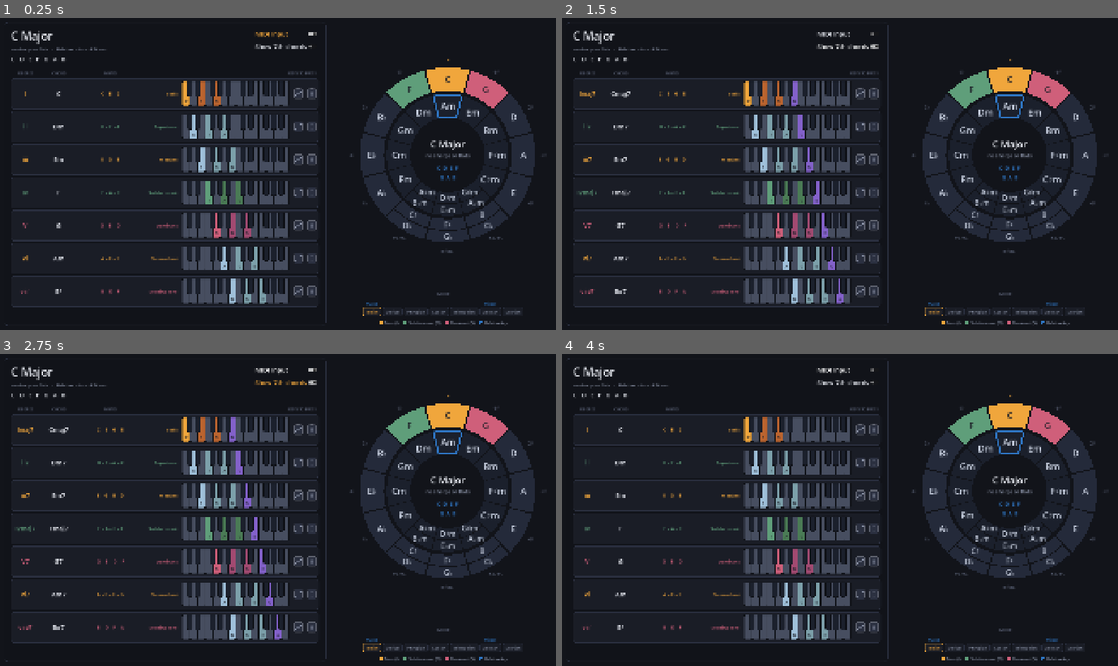
Above: before the commit, frames 1-4 (two rows, left to right).
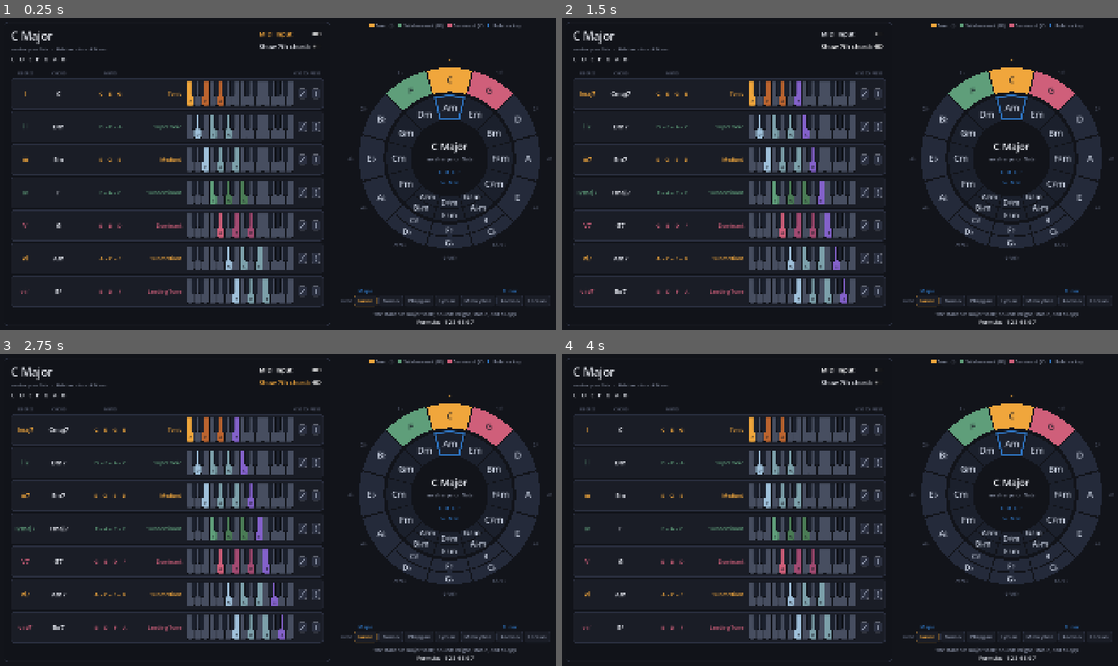
Above: after the commit, the same moments.

Repository: Square-Atom/mic
Game: Godot game, scene res://scenes/main.tscn
The game is run twice, just before and just after one commit, with the same random seed, the same clock (stepped at 60 frames per second) and the same inputs.
Inputs:
- Up to frame 1 (0.25 s): no input
- Up to frame 2 (1.5 s): click "MIDI Input" at 0.5 s; click "Show 7th chords" at 1.25 s
- Up to frame 3 (2.75 s): click "MIDI Input" at 2 s
- Up to frame 4 (4 s): click "Show 7th chords" at 2.75 s; click "MIDI Input" at 3.5 s

The runs differ from the first frame. In frame 1, 14% of the frame differs, in the area x 17-100%, y 1-99%; in frame 2, 14%; in frame 3, 14%, in the area x 16-100%, y 1-99%; in frame 4, 14%.

Commit message:
Describe each mode, and give the right-hand column room to read
Picking a mode now says what it is for. Below the buttons sit a sentence on
how the mode sounds and its degree formula, so the chips name a mode and the
line under them explains why you would reach for it.

The formula is read off the interval table rather than written out, so it
always describes the scale the app is actually building: b3 appears because
the table genuinely has three semitones there. Since that makes it derived
rather than stated, verify_theory pins all seven against the textbook
strings - the check then works in both directions, catching a broken table or
broken formula logic either way. The descriptions ARE written out, because
how a mode sounds is a judgement, not something arithmetic can produce.

Everything on that side of the screen was sized for a column that used to
hold only a circle and a legend. The legend, the descriptions, the mode
buttons, and the Notes and degree-name columns in the table all grew, and the
circle went up five percent, which the inner ring needed most - Bbm and G#m
had the least arc to sit in.

Two alignments now track what they depend on rather than repeating it. The
MODE heading lifts itself by the chip's own bottom padding, so it follows if
the buttons are resized again; the degree-name column widened alongside its
font, since at the new size "Subdominant" would have hit its floor and
started squeezing the keyboards.

The legend moved above the circle and the MODE heading moved inline, into the
row it labels - as a separate sibling node it could drift out of step with
the chips it belongs to.

Co-Authored-By: Claude Opus 5 <noreply@anthropic.com>

Diff:
--- a/scenes/chord_row.tscn
+++ b/scenes/chord_row.tscn
@@ -35,17 +35,17 @@
 unique_name_in_owner = true
 custom_minimum_size = Vector2(200, 0)
 layout_mode = 2
-theme_override_font_sizes/font_size = 16
+theme_override_font_sizes/font_size = 19
 text = "C – E – G"
 horizontal_alignment = 1
 vertical_alignment = 1
 
 [node name="DegreeName" type="Label" parent="HBox"]
 unique_name_in_owner = true
-custom_minimum_size = Vector2(112, 0)
+custom_minimum_size = Vector2(126, 0)
 layout_mode = 2
 size_flags_horizontal = 3
-theme_override_font_sizes/font_size = 15
+theme_override_font_sizes/font_size = 18
 horizontal_alignment = 2
 vertical_alignment = 1
 
--- a/scenes/main.tscn
+++ b/scenes/main.tscn
@@ -4,6 +4,7 @@
 [ext_resource type="PackedScene" path="res://scenes/circle_of_fifths.tscn" id="2_circle"]
 [ext_resource type="Script" path="res://scripts/ui/legend.gd" id="3_legend"]
 [ext_resource type="Script" path="res://scripts/ui/mode_bar.gd" id="4_mode"]
+[ext_resource type="Script" path="res://scripts/ui/mode_description.gd" id="5_modedesc"]
 
 [node name="Main" type="Control"]
 layout_mode = 3
@@ -48,6 +49,11 @@
 size_flags_horizontal = 3
 theme_override_constants/separation = 14
 
+[node name="CircleLegend" type="HBoxContainer" parent="Margin/HBox/RightPane"]
+layout_mode = 2
+alignment = 1
+script = ExtResource("3_legend")
+
 [node name="CirclePane" type="AspectRatioContainer" parent="Margin/HBox/RightPane"]
 layout_mode = 2
 size_flags_vertical = 3
@@ -55,18 +61,10 @@
 [node name="CircleOfFifths" parent="Margin/HBox/RightPane/CirclePane" instance=ExtResource("2_circle")]
 layout_mode = 2
 
-[node name="ModeLabel" type="Label" parent="Margin/HBox/RightPane"]
-layout_mode = 2
-theme_override_colors/font_color = Color(0.364706, 0.396078, 0.478431, 1)
-theme_override_font_sizes/font_size = 13
-text = "MODE"
-horizontal_alignment = 1
-
 [node name="ModeBar" type="HBoxContainer" parent="Margin/HBox/RightPane"]
 layout_mode = 2
 script = ExtResource("4_mode")
 
-[node name="CircleLegend" type="HBoxContainer" parent="Margin/HBox/RightPane"]
+[node name="ModeDescription" type="VBoxContainer" parent="Margin/HBox/RightPane"]
 layout_mode = 2
-alignment = 1
-script = ExtResource("3_legend")
+script = ExtResource("5_modedesc")
--- a/scenes/mode_chip.tscn
+++ b/scenes/mode_chip.tscn
@@ -10,6 +10,6 @@
 [node name="ModeName" type="Label" parent="."]
 unique_name_in_owner = true
 layout_mode = 2
-theme_override_font_sizes/font_size = 14
+theme_override_font_sizes/font_size = 17
 text = "Ionian"
 horizontal_alignment = 1
--- a/scripts/dev/verify_theory.gd
+++ b/scripts/dev/verify_theory.gd
@@ -226,6 +226,21 @@
 	failures += _expect("Mixolydian seventh is a subtonic",
 			MusicTheory.degree_name(mixo, MusicTheory.diatonic_chords(mixo, false)[6]), "Subtonic")
 
+	# The formula is derived from the interval table, so it is worth pinning to
+	# the textbook strings: if the two ever disagree, the table is wrong.
+	var expected_formula := [
+		"1 2 3 4 5 6 7",
+		"1 2 \u266d3 4 5 6 \u266d7",
+		"1 \u266d2 \u266d3 4 5 \u266d6 \u266d7",
+		"1 2 3 \u266f4 5 6 7",
+		"1 2 3 4 5 6 \u266d7",
+		"1 2 \u266d3 4 5 \u266d6 \u266d7",
+		"1 \u266d2 \u266d3 4 \u266d5 \u266d6 \u266d7",
+	]
+	for mode in MusicTheory.MODE_NAMES.size():
+		failures += _expect(
+			"%s formula" % MusicTheory.MODE_CLASSICAL_NAMES[mode],
+			MusicTheory.mode_formula(mode), expected_formula[mode])
 	print("\n=== Seventh handling ===")
 	var v7 := MusicTheory.diatonic_chords(MusicTheory.key_at(0, KeyDef.Mode.MAJOR), true)[4]
 	failures += _expect("C major V7 symbol", v7.symbol(), "G7")
--- a/scripts/theory/music_theory.gd
+++ b/scripts/theory/music_theory.gd
@@ -42,6 +42,19 @@
 ## This is what lets the mode selector hold a tonic still and move the
 ## signature instead.
 const MODE_FIFTHS_OFFSET := [0, 2, 4, -1, 1, 3, 5]
+
+## What each mode sounds like. The formula is not written here - see
+## mode_formula(), which reads it off the interval table so the two can never
+## drift apart.
+const MODE_DESCRIPTIONS := [
+	"The standard major scale; sounds bright, stable, and happy.",
+	"A minor-type scale with a raised 6th degree; sounds jazzy, mystical, or bittersweet.",
+	"A minor-type scale with a lowered 2nd degree; sounds dark, Spanish, or exotic.",
+	"A major-type scale with a raised 4th degree; sounds dreamy, floating, and magical.",
+	"A major-type scale with a lowered 7th degree; sounds bluesy, classic rock, and laid-back.",
+	"The standard natural minor scale; sounds sad, serious, and pensive.",
+	"A diminished scale with lowered 5th and 2nd degrees; sounds tense, unstable, and dark.",
+]
 
 
 
@@ -366,6 +379,31 @@
 	return "%d\u266f" % count if count > 0 else "%d\u266d" % -count
 
 
+## The mode's degrees written against the major scale, e.g. "1 2 b3 4 5 6 b7".
+##
+## Read off the interval table rather than spelled out, so a mode's formula and
+## the notes it actually produces cannot disagree - the formula IS the table,
+## expressed as distance from major.
+static func mode_formula(mode: int) -> String:
+	var intervals: Array = MODE_INTERVALS[wrapi(mode, 0, 7)]
+	var major: Array = MODE_INTERVALS[KeyDef.Mode.MAJOR]
+	var parts := PackedStringArray()
+	for degree in 7:
+		var shift: int = intervals[degree] - major[degree]
+		var mark := ""
+		if shift < 0:
+			mark = "\u266d"
+		elif shift > 0:
+			mark = "\u266f"
+		parts.append("%s%d" % [mark, degree + 1])
+	return " ".join(parts)
+
+
+## What the mode sounds like, in words.
+static func mode_description(mode: int) -> String:
+	return MODE_DESCRIPTIONS[wrapi(mode, 0, 7)]
+
+
 ## The name on a wedge, for whichever of the position's spellings it represents.
 static func wedge_label(position: int, mode: int, use_alt: bool = false) -> String:
 	return key_at(position, mode, use_alt).short_name()
--- a/scripts/ui/circle_of_fifths.gd
+++ b/scripts/ui/circle_of_fifths.gd
@@ -20,7 +20,7 @@
 
 ## Circle size as a fraction of the square it is given. Under 1.0 so the chord
 ## panel can take the width back, and so there is slack to shift into.
-@export var radius_scale: float = 0.94
+@export var radius_scale: float = 0.99
 ## Nudge right, as a fraction of the control's width. Opens up the gap between
 ## the circle and the panel on its left.
 @export var centre_offset_x: float = 0.02
--- a/scripts/ui/legend.gd
+++ b/scripts/ui/legend.gd
@@ -9,8 +9,8 @@
 ## note's place in the chord, and both sit inches from the chord's own name,
 ## roman numeral and note list. A legend that restates its neighbour is noise.
 
-const SWATCH_SIZE := 11
-const LABEL_FONT_SIZE := 13
+const SWATCH_SIZE := 13
+const LABEL_FONT_SIZE := 16
 const ENTRY_SEPARATION := 6
 const ROW_SEPARATION := 16
 
--- a/scripts/ui/mode_bar.gd
+++ b/scripts/ui/mode_bar.gd
@@ -9,7 +9,14 @@
 ## the chords themselves, which is what the table and keyboards show.
 
 const CHIP_SCENE := preload("res://scenes/mode_chip.tscn")
-const ALIAS_FONT_SIZE := 14
+## The row labels itself, so the heading travels with it rather than being a
+## separate node in the column that has to be kept in step.
+const BOLD_FONT := preload("res://themes/font_bold.tres")
+const HEADING := "MODE"
+## Tracks the chip's bottom padding plus its border, so the heading follows if
+## the buttons are ever resized.
+const HEADING_LIFT := ModeChip.PADDING_V + 1
+const ALIAS_FONT_SIZE := 17
 const COLUMN_SEPARATION := 3
 
 var _chips: Array[ModeChip] = []
@@ -18,10 +25,28 @@
 func _ready() -> void:
 	add_theme_constant_override("separation", 6)
 	alignment = BoxContainer.ALIGNMENT_CENTER
+	add_child(_build_heading())
 	for mode in MusicTheory.MODE_NAMES.size():
 		add_child(_build_column(mode))
 	AppState.key_changed.connect(_on_key_changed)
 	_refresh()
+
+
+## Sits at the head of the row. Pulled to the bottom so it lines up with the
+## chips rather than with the names above them, then lifted by the chip's own
+## bottom padding - aligning the boxes is not the same as aligning the text
+## inside them.
+func _build_heading() -> Control:
+	var heading := Label.new()
+	heading.text = HEADING
+	heading.add_theme_font_size_override("font_size", 13)
+	heading.add_theme_color_override("font_color", Palette.TEXT_FAINT)
+
+	var wrapper := MarginContainer.new()
+	wrapper.add_theme_constant_override("margin_bottom", HEADING_LIFT)
+	wrapper.size_flags_vertical = Control.SIZE_SHRINK_END
+	wrapper.add_child(heading)
+	return wrapper
 
 
 ## A column is the familiar name sitting above its chip, outside the button, so
@@ -36,6 +61,7 @@
 	alias.text = "" if familiar == classical else familiar
 	alias.horizontal_alignment = HORIZONTAL_ALIGNMENT_CENTER
 	alias.add_theme_font_size_override("font_size", ALIAS_FONT_SIZE)
+	alias.add_theme_font_override("font", BOLD_FONT)
 	alias.add_theme_color_override("font_color", Palette.RELATIVE)
 
 	var chip: ModeChip = CHIP_SCENE.instantiate()
--- a/scripts/ui/mode_chip.gd
+++ b/scripts/ui/mode_chip.gd
@@ -6,6 +6,12 @@
 signal pressed
 
 @onready var _label: Label = %ModeName
+
+## Padding inside the button. Named because the row's heading lines itself up
+## against the bottom one - aligning the boxes is not the same as aligning the
+## text inside them.
+const PADDING_H := 13
+const PADDING_V := 7
 
 ## Held until the node is in the tree: the bar builds a chip, names it and only
 ## then parents it, so the label does not exist yet at that point.
@@ -21,10 +27,10 @@
 	_style = StyleBoxFlat.new()
 	_style.set_corner_radius_all(6)
 	_style.set_border_width_all(1)
-	_style.content_margin_left = 10
-	_style.content_margin_right = 10
-	_style.content_margin_top = 5
-	_style.content_margin_bottom = 5
+	_style.content_margin_left = PADDING_H
+	_style.content_margin_right = PADDING_H
+	_style.content_margin_top = PADDING_V
+	_style.content_margin_bottom = PADDING_V
 	add_theme_stylebox_override("panel", _style)
 	mouse_entered.connect(func(): _hovered = true; _restyle())
 	mouse_exited.connect(func(): _hovered = false; _restyle())
--- /dev/null
+++ b/scripts/ui/mode_description.gd
@@ -0,0 +1,45 @@
+class_name ModeDescription
+extends VBoxContainer
+
+## What the selected mode sounds like, under the mode buttons.
+##
+## The chips give a mode a name; this says why you would reach for it. The
+## formula comes from MusicTheory rather than being written out here, so it
+## always describes the scale the app is actually building.
+
+const DESCRIPTION_FONT_SIZE := 17
+const FORMULA_FONT_SIZE := 18
+
+var _description: Label
+var _formula: Label
+
+
+func _ready() -> void:
+	add_theme_constant_override("separation", 2)
+	alignment = BoxContainer.ALIGNMENT_CENTER
+
+	_description = Label.new()
+	_description.horizontal_alignment = HORIZONTAL_ALIGNMENT_CENTER
+	_description.autowrap_mode = TextServer.AUTOWRAP_WORD_SMART
+	_description.add_theme_font_size_override("font_size", DESCRIPTION_FONT_SIZE)
+	_description.add_theme_color_override("font_color", Palette.TEXT_DIM)
+	add_child(_description)
+
+	_formula = Label.new()
+	_formula.horizontal_alignment = HORIZONTAL_ALIGNMENT_CENTER
+	_formula.add_theme_font_size_override("font_size", FORMULA_FONT_SIZE)
+	_formula.add_theme_color_override("font_color", Palette.TEXT)
+	add_child(_formula)
+
+	AppState.key_changed.connect(_on_key_changed)
+	_refresh()
+
+
+func _on_key_changed(_key: KeyDef) -> void:
+	_refresh()
+
+
+func _refresh() -> void:
+	var mode: int = AppState.selected_key.mode
+	_description.text = MusicTheory.mode_description(mode)
+	_formula.text = "Formula:   " + MusicTheory.mode_formula(mode)
Not shown, added: scripts/ui/mode_description.gd.uid
